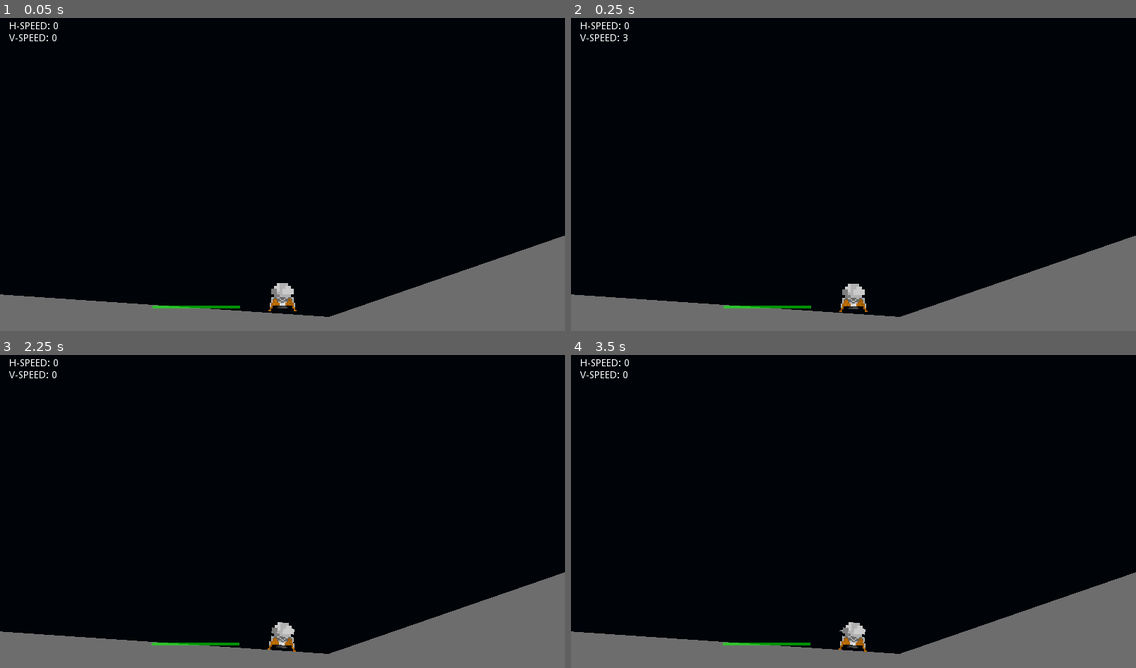
Above: before the commit, frames 1-4 (two rows, left to right).
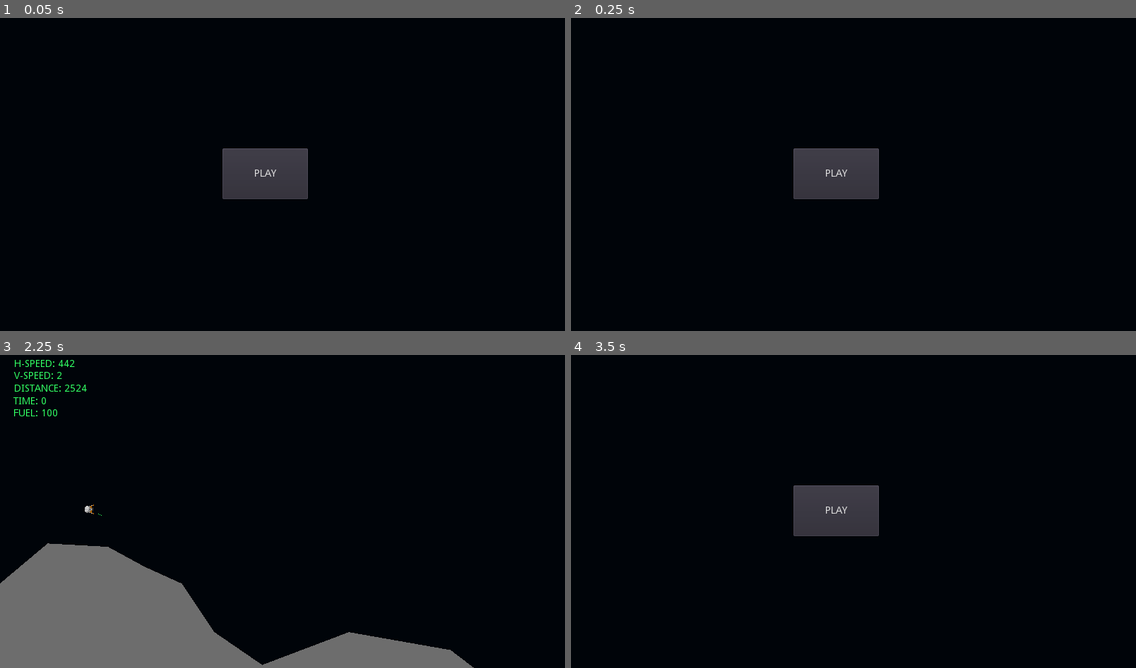
Above: after the commit, the same moments.

Repository: carlosebmachado-games/MoonLander
Game: Godot game, scene res://scenes/game.tscn
The game is run twice, just before and just after one commit, with the same random seed, the same clock (stepped at 60 frames per second) and the same inputs.
Inputs (mouse positions are in pixels of both pictures, inside the frame that each line leads up to):
- Up to frame 1 (0.05 s): no input
- Up to frame 2 (0.25 s): no input
- Up to frame 3 (2.25 s): click (265, 511) at 0.5 s, where only the run after the commit has a clickable "PLAY"; tap Enter (ui_accept) at 1.25, 1.35, 1.52, 1.82 s; hold D (player_right) 1.28-2 s; click (265, 511) at 2 s, where only the run after the commit has a clickable "PLAY"
- Up to frame 4 (3.5 s): hold A (player_left) from 2.78 s (still down); tap Enter (ui_accept) at 2.85, 3.02, 3.32 s

The runs differ from the first frame. In frame 1, 15% of the frame differs, in the area x 0-100%, y 1-100%; in frame 2, 15%; in frame 3, 16%; in frame 4, 15%.

Commit message:
Added camera zoom control, distance measurement, reach point and a directional arrow for that

Diff:
--- a/src/project.godot
+++ b/src/project.godot
@@ -18,6 +18,10 @@
 config/name="Moon Lander"
 run/main_scene="res://scenes/game.tscn"
 config/icon="res://icon.png"
+
+[autoload]
+
+Global="*res://scenes/global.gd"
 
 [display]
 
--- a/src/scenes/game.tscn
+++ b/src/scenes/game.tscn
@@ -1,7 +1,7 @@
 [gd_scene load_steps=2 format=2]
 
-[ext_resource path="res://scenes/levels/level_1.tscn" type="PackedScene" id=1]
+[ext_resource path="res://scenes/menus/main_menu.tscn" type="PackedScene" id=1]
 
 [node name="game" type="Node2D"]
 
-[node name="level_1" parent="." instance=ExtResource( 1 )]
+[node name="main_menu" parent="." instance=ExtResource( 1 )]
--- /dev/null
+++ b/src/scenes/global.gd
@@ -0,0 +1 @@
+extends Node
--- a/src/scenes/levels/level.gd
+++ b/src/scenes/levels/level.gd
@@ -5,7 +5,10 @@
 
 func _process(delta):
 	#todo: chamar menu para prox fase
-	print(on_area and stopped)
+	#print(on_area and stopped)
+
+	if Input.is_action_just_pressed("ui_accept"):
+		get_tree().reload_current_scene()
 
 func _on_arrival_point_body_entered(body):
 	if body.name == "lander":
--- a/src/scenes/levels/level_1.tscn
+++ b/src/scenes/levels/level_1.tscn
@@ -13,19 +13,14 @@
 [node name="canvas_layer" parent="." instance=ExtResource( 2 )]
 
 [node name="camera" parent="." instance=ExtResource( 3 )]
-position = Vector2( 30, 205 )
+position = Vector2( -2389, -882 )
+rotation = -1.5708
 
 [node name="top_left" parent="camera/limits" index="0"]
-position = Vector2( -582, -236 )
+position = Vector2( -2504, -1618 )
 
 [node name="bottom_right" parent="camera/limits" index="1"]
-position = Vector2( 446, 229 )
-
-[node name="lander" parent="." instance=ExtResource( 4 )]
-position = Vector2( 30, 205 )
-
-[node name="rem_transf" type="RemoteTransform2D" parent="lander"]
-remote_path = NodePath("../../camera")
+position = Vector2( 1364.37, 373.163 )
 
 [node name="terrain" type="StaticBody2D" parent="."]
 script = ExtResource( 1 )
@@ -34,13 +29,24 @@
 
 [node name="poly" type="Polygon2D" parent="terrain"]
 color = Color( 0.431373, 0.431373, 0.431373, 1 )
-polygon = PoolVector2Array( -330, 113, -186, 202, 63, 219, 300, 137, 417, -64, 576, -93, 782, -7, 719, 352, -411, 473, -617, -31 )
+polygon = PoolVector2Array( -402.028, 88.4189, -170.636, 219.287, 60.4408, 219.246, 300, 137, 417, -64, 576, -93, 782, -7, 1038.49, -67.134, 1145.28, -387.496, 1273.43, -398.174, 1369.53, -531.658, 1369.53, 509.517, -2615.37, 510.184, -2609.54, -481.343, -2538.27, -695.158, -2402.85, -809.193, -2274.56, -802.066, -2196.16, -759.303, -2117.76, -723.667, -2048.73, -620.574, -1947.13, -550.729, -1762.99, -620.574, -1547.11, -582.477, -1439.16, -499.932, -1268.11, -462.247, -1077.24, -493.582, -923.887, -403.92, -766.105, -258.647, -721.658, -131.655, -617, -31 )
+
+[node name="lander" parent="." instance=ExtResource( 4 )]
+position = Vector2( -2389, -882 )
+rotation = -1.5708
+linear_velocity = Vector2( 450, 0 )
+
+[node name="rem_transf" type="RemoteTransform2D" parent="lander"]
+position = Vector2( 0, 0.00012207 )
+remote_path = NodePath("../../camera")
 
 [node name="arrival_point" parent="." instance=ExtResource( 5 )]
-position = Vector2( -62, 211 )
+position = Vector2( -49.5772, 218.285 )
 [connection signal="moving" from="lander" to="." method="_on_lander_moving"]
 [connection signal="stopped" from="lander" to="." method="_on_lander_stopped"]
 [connection signal="body_entered" from="arrival_point" to="." method="_on_arrival_point_body_entered"]
 [connection signal="body_exited" from="arrival_point" to="." method="_on_arrival_point_body_exited"]
+[connection signal="screen_entered" from="arrival_point" to="lander" method="_on_arrival_point_screen_entered"]
+[connection signal="screen_exited" from="arrival_point" to="lander" method="_on_arrival_point_screen_exited"]
 
 [editable path="camera"]
--- /dev/null
+++ b/src/scenes/menus/main_menu.gd
@@ -0,0 +1,7 @@
+extends Control
+
+var pre_level1 = preload("res://scenes/levels/level_1.tscn")
+
+func _on_play_button_up():
+	get_tree().current_scene.add_child(pre_level1.instance())
+	queue_free()
--- /dev/null
+++ b/src/scenes/menus/main_menu.tscn
@@ -0,0 +1,22 @@
+[gd_scene load_steps=2 format=2]
+
+[ext_resource path="res://scenes/menus/main_menu.gd" type="Script" id=1]
+
+[node name="main_menu" type="Control"]
+margin_right = 800.0
+margin_bottom = 450.0
+script = ExtResource( 1 )
+__meta__ = {
+"_edit_use_anchors_": false
+}
+
+[node name="play" type="Button" parent="."]
+margin_left = 315.051
+margin_top = 191.03
+margin_right = 436.051
+margin_bottom = 263.03
+text = "PLAY"
+__meta__ = {
+"_edit_use_anchors_": false
+}
+[connection signal="button_up" from="play" to="." method="_on_play_button_up"]
--- /dev/null
+++ b/src/scenes/prefabs/arrival_point.gd
@@ -0,0 +1,14 @@
+extends Area2D
+
+signal screen_entered
+signal screen_exited
+
+func _ready():
+	#Global.arrival_current_position = position
+	pass
+
+func _on_visible_screen_entered():
+	emit_signal("screen_entered")
+
+func _on_visible_screen_exited():
+	emit_signal("screen_exited")
--- a/src/scenes/prefabs/arrival_point.tscn
+++ b/src/scenes/prefabs/arrival_point.tscn
@@ -1,13 +1,14 @@
-[gd_scene load_steps=3 format=2]
+[gd_scene load_steps=4 format=2]
 
-[sub_resource type="RectangleShape2D" id=2]
-extents = Vector2( 31, 1 )
+[ext_resource path="res://scenes/prefabs/arrival_point.gd" type="Script" id=1]
 
-[sub_resource type="Animation" id=1]
-resource_name = "flashing"
+[sub_resource type="RectangleShape2D" id=1]
+extents = Vector2( 30, 1 )
+
+[sub_resource type="Animation" id=2]
 loop = true
 tracks/0/type = "value"
-tracks/0/path = NodePath("../sprite:color")
+tracks/0/path = NodePath("sprite:color")
 tracks/0/interp = 1
 tracks/0/loop_wrap = true
 tracks/0/imported = false
@@ -19,16 +20,25 @@
 "values": [ Color( 0, 1, 0, 1 ), Color( 0, 1, 0, 0.392157 ), Color( 0, 1, 0, 1 ) ]
 }
 
-[node name="arrival_point" type="Area2D"]
+[node name="arrival_point" type="Area2D" groups=[
+"arrival_point",
+]]
+script = ExtResource( 1 )
 
 [node name="collision" type="CollisionShape2D" parent="."]
-position = Vector2( 31, 1 )
-shape = SubResource( 2 )
+shape = SubResource( 1 )
 
 [node name="sprite" type="Polygon2D" parent="."]
-color = Color( 0, 1, 0, 0.561608 )
-polygon = PoolVector2Array( 0, 0, 62, 0, 62, 2, 0, 2 )
+position = Vector2( -32, -1 )
+color = Color( 0, 1, 0, 0.850084 )
+polygon = PoolVector2Array( 2, 0, 62, 0, 62, 2, 2, 2 )
 
 [node name="anim" type="AnimationPlayer" parent="."]
 autoplay = "flashing"
-anims/flashing = SubResource( 1 )
+anims/flashing = SubResource( 2 )
+
+[node name="visible" type="VisibilityNotifier2D" parent="."]
+position = Vector2( -1.01328e-06, 0 )
+scale = Vector2( 3, 0.0960316 )
+[connection signal="screen_entered" from="visible" to="." method="_on_visible_screen_entered"]
+[connection signal="screen_exited" from="visible" to="." method="_on_visible_screen_exited"]
--- a/src/scenes/prefabs/camera.tscn
+++ b/src/scenes/prefabs/camera.tscn
@@ -11,6 +11,15 @@
 	limit_left = top_left.position.x
 	limit_bottom = bottom_right.position.y
 	limit_right = bottom_right.position.x
+
+func _process(_delta):
+	for l in get_tree().get_nodes_in_group(\"lander\"):
+		#print(\"zoom: \" + str(zoom))
+		#var new_zoom = (l.linear_velocity.x + l.linear_velocity.y) * 0.005
+		var new_zoom = l.reach_point_distance * 0.005
+		#print(\"new zoom: \" + str(new_zoom))
+		new_zoom = clamp(new_zoom, 0.5, 1.5)
+		zoom = Vector2(new_zoom, new_zoom)
 "
 
 [node name="camera" type="Camera2D"]
--- a/src/scenes/prefabs/canvas_layer.tscn
+++ b/src/scenes/prefabs/canvas_layer.tscn
@@ -5,20 +5,54 @@
 [node name="canvas_layer" type="CanvasLayer"]
 
 [node name="ui" type="Control" parent="."]
-margin_right = 200.0
-margin_bottom = 80.0
+anchor_right = 1.0
+margin_bottom = 74.0
 script = ExtResource( 1 )
 __meta__ = {
 "_edit_use_anchors_": false
 }
 
 [node name="speed" type="Label" parent="ui"]
-margin_left = 13.0
-margin_top = 11.0
-margin_right = 115.0
-margin_bottom = 42.0
+margin_left = 20.0
+margin_top = 12.0
+margin_right = 87.0
+margin_bottom = 43.0
+custom_colors/font_color = Color( 0.196078, 1, 0.392157, 1 )
 text = "H-SPEED:
 V-SPEED:"
 __meta__ = {
 "_edit_use_anchors_": false
 }
+
+[node name="distance" type="Label" parent="ui"]
+margin_left = 20.0
+margin_top = 47.0
+margin_right = 87.0
+margin_bottom = 61.0
+custom_colors/font_color = Color( 0.196078, 1, 0.392157, 1 )
+text = "DISTANCE:"
+__meta__ = {
+"_edit_use_anchors_": false
+}
+
+[node name="time" type="Label" parent="ui"]
+margin_left = 19.0
+margin_top = 65.0
+margin_right = 86.0
+margin_bottom = 79.0
+custom_colors/font_color = Color( 0.196078, 1, 0.392157, 1 )
+text = "TIME:"
+__meta__ = {
+"_edit_use_anchors_": false
+}
+
+[node name="fuel" type="Label" parent="ui"]
+margin_left = 19.0
+margin_top = 82.0
+margin_right = 86.0
+margin_bottom = 96.0
+custom_colors/font_color = Color( 0.196078, 1, 0.392157, 1 )
+text = "FUEL:"
+__meta__ = {
+"_edit_use_anchors_": false
+}
--- a/src/scenes/prefabs/lander.gd
+++ b/src/scenes/prefabs/lander.gd
@@ -16,8 +16,17 @@
 onready var spr_ljet = $sprites/jet_left
 onready var spr_rjet = $sprites/jet_right
 
+#objects
+onready var pivot_arrow = $pivot
+
+var reach_point_position = Vector2.ZERO
+var reach_point_distance = 0
+var show_arrow = true
+
 func _ready():
-	pass
+	#reach_point_position = Global.arrival_current_position
+	for ap in get_tree().get_nodes_in_group("arrival_point"):
+		reach_point_position = ap.position
 
 func _input(_event):
 	if Input.is_action_pressed("player_left"):
@@ -30,6 +39,11 @@
 		input_right = false
 
 func _process(_delta):
+	#arrow.set_global_pos(finger_down_pos)
+	if show_arrow:
+		pivot_arrow.rotation = (reach_point_position - position).angle() - rotation
+	reach_point_distance = position.distance_to(reach_point_position)
+
 	if int(linear_velocity.x) == 0 and int(linear_velocity.y) == 0:
 		emit_signal("stopped")
 	else:
@@ -69,3 +83,11 @@
 
 func main_propulser():
 	return input_left and input_right
+
+func _on_arrival_point_screen_entered():
+	show_arrow = false
+	pivot_arrow.hide()
+
+func _on_arrival_point_screen_exited():
+	show_arrow = true
+	pivot_arrow.show()
--- a/src/scenes/prefabs/lander.tscn
+++ b/src/scenes/prefabs/lander.tscn
@@ -61,3 +61,10 @@
 position = Vector2( 0, 10 )
 frames = SubResource( 2 )
 playing = true
+
+[node name="pivot" type="Node2D" parent="."]
+
+[node name="arrow" type="Polygon2D" parent="pivot"]
+position = Vector2( 22, 0 )
+color = Color( 0.196078, 1, 0.392157, 1 )
+polygon = PoolVector2Array( -0.0078125, 0.179688, 0, -0.210938, 23.1427, -0.224324, 23.1484, 0.130237 )
--- a/src/scenes/prefabs/ui.gd
+++ b/src/scenes/prefabs/ui.gd
@@ -1,6 +1,18 @@
 extends Control
+
+onready var lbl_speed = $speed
+onready var lbl_distance = $distance
+onready var lbl_time = $time
+onready var lbl_fuel = $fuel
 
 func _process(_delta):
 	for l in get_tree().get_nodes_in_group("lander"):
-		$speed.text = ("H-SPEED: " + str(int(l.linear_velocity.x)) +
+		lbl_speed.text = ("H-SPEED: " + str(int(l.linear_velocity.x)) +
 					"\nV-SPEED: " + str(int(l.linear_velocity.y)))
+		var dist = int(l.reach_point_distance)
+		if dist <= 20:
+			dist = 0
+		lbl_distance.text = "DISTANCE: " + str(dist)
+
+	lbl_time.text = "TIME: 0"
+	lbl_fuel.text = "FUEL: 100"
